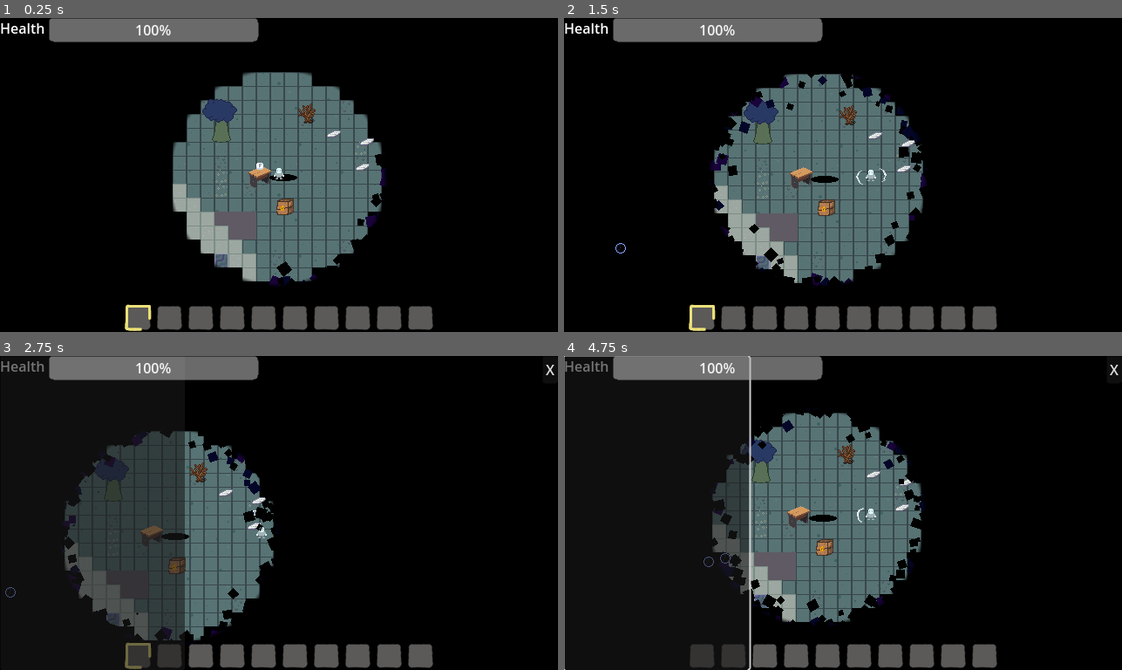
Above: before the commit, frames 1-4 (two rows, left to right).
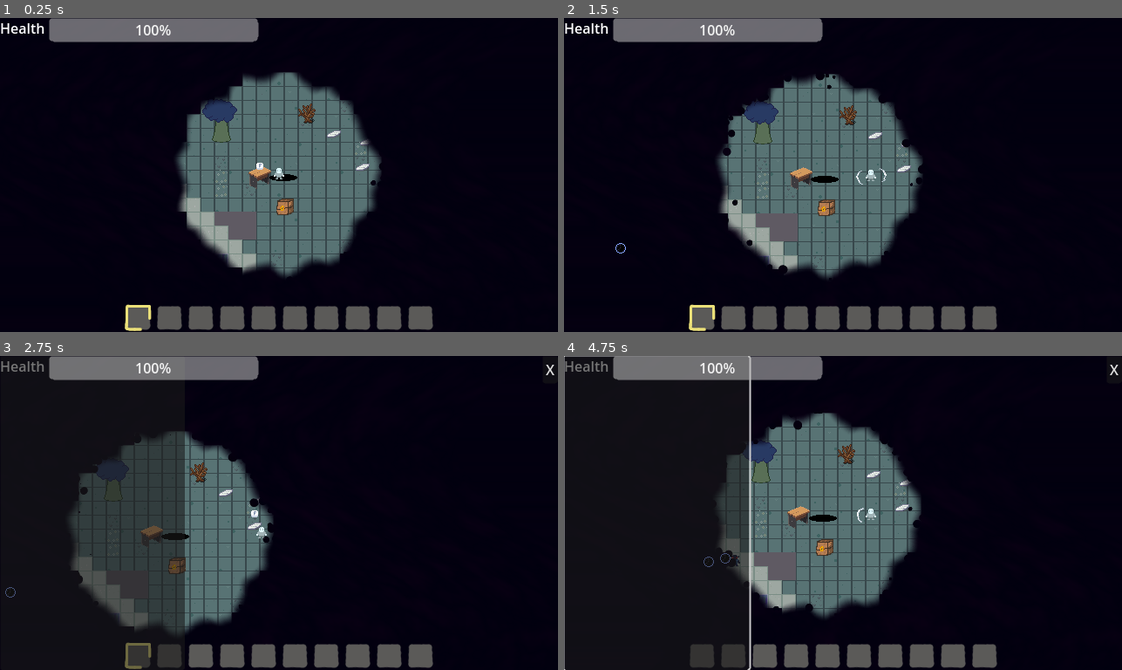
Above: after the commit, the same moments.

Repository: TimoRoggel/EverDark
Game: Godot game, scene res://scenes/levels/world.tscn
The game is run twice, just before and just after one commit, with the same random seed, the same clock (stepped at 60 frames per second) and the same inputs.
Inputs (mouse positions are in pixels of both pictures, inside the frame that each line leads up to):
- Up to frame 1 (0.25 s): no input
- Up to frame 2 (1.5 s): tap Enter at 0.5 s; move the mouse to (965, 159) at 0.52 s; press the mouse at (965, 159) at 0.53 s; hold D (right) 0.53-1.25 s; release the mouse at (965, 159) at 1.25 s; drag from (731, 190) to (803, 115) at 1.27 s
- Up to frame 3 (2.75 s): move the mouse to (334, 443) at 2.02 s; hold D (right) from 2.03 s (still down); hold Shift (dash) from 2.03 s (still down)
- Up to frame 4 (4.75 s): release D (right) at 2.75 s; release Shift (dash) at 2.75 s; drag from (815, 575) to (714, 534) at 2.77 s; move the mouse to (1010, 560) at 3.52 s; hold A (left) 3.53-4.25 s; tap F (interact) at 3.6 s; drag from (675, 465) to (759, 506) at 4.27 s

The runs differ from the first frame. In frame 1, 3.5% of the frame differs, in the area x 30-69%, y 17-85%; in frame 2, 3.7%, in the area x 26-65%, y 17-86%; in frame 3, 2.8%; in frame 4, 3.3%.

Commit message:
made everdark look slightly nicer

Diff:
--- a/data/attacks.csv
+++ b/data/attacks.csv
@@ -1,3 +1,3 @@
 "id","name","texture","weapon_sprite","power","invulnerability","inheritance","speed","velocity_overtime","knockback"," …(210 unchanged characters)…
 "0","player_base_attack","uid://dqn4xm5578d84","","1","50","0","1","","0.5","0","TRUE","0","0.1","0.25","0","0.1","1","8","TRUE","8","8","FALSE","uid://dludk4tktlsdc"
-"1","enemy_base_shoot","uid://cqjwqvliyrbnj","","1","","0.5","16","","0.5","0","FALSE","0","1","2","0","0.1","1","0","FALSE","8","8","FALSE",""
+"1","enemy_base_shoot","uid://cqjwqvliyrbnj","","1","50","0.5","16","","0.5","0","FALSE","0","1","2","0","0.1","1","0","FALSE","8","8","FALSE",""
--- a/project.godot
+++ b/project.godot
@@ -129,5 +129,5 @@
 textures/default_filters/anisotropic_filtering_level=0
 textures/decals/filter=0
 textures/light_projectors/filter=0
-environment/defaults/default_clear_color=Color(0, 0, 0, 1)
+environment/defaults/default_clear_color=Color(0.03529412, 0, 0.07450981, 1)
 2d/snap/snap_2d_vertices_to_pixel=true
--- a/resources/everdark_particle_process_material.tres
+++ b/resources/everdark_particle_process_material.tres
@@ -3,7 +3,7 @@
 [sub_resource type="Gradient" id="Gradient_lhhvk"]
 interpolation_mode = 1
 offsets = PackedFloat32Array(0, 0.78985506, 0.92753625)
-colors = PackedColorArray(0, 0, 0, 1, 0.017981203, 0.027389618, 0.16056699, 1, 0.101344764, 0.015514249, 0.23524225, 1)
+colors = PackedColorArray(0.022457877, 0.0044509233, 0.05194843, 1, 0, 0.0038757233, 0.0587371, 1, 0.03529412, 0, 0.07450981, 1)
 
 [sub_resource type="GradientTexture1D" id="GradientTexture1D_tl52k"]
 gradient = SubResource("Gradient_lhhvk")
@@ -31,3 +31,8 @@
 scale_max = 0.19999999
 scale_curve = SubResource("CurveTexture_7j07l")
 color_initial_ramp = SubResource("GradientTexture1D_tl52k")
+turbulence_enabled = true
+turbulence_noise_scale = 0.42
+turbulence_noise_speed = Vector3(0, 0.1, 0)
+turbulence_influence_min = 0.0
+turbulence_influence_max = 0.020000001
--- a/scenes/characters/player.tscn
+++ b/scenes/characters/player.tscn
@@ -32,14 +32,15 @@
 [sub_resource type="RectangleShape2D" id="RectangleShape2D_dyp2m"]
 size = Vector2(6, 8)
 
-[sub_resource type="Gradient" id="Gradient_tswxa"]
-offsets = PackedFloat32Array(1)
-colors = PackedColorArray(1, 1, 1, 1)
-
-[sub_resource type="GradientTexture2D" id="GradientTexture2D_aqa0x"]
-gradient = SubResource("Gradient_tswxa")
+[sub_resource type="FastNoiseLite" id="FastNoiseLite_aqa0x"]
+frequency = 0.0175
+
+[sub_resource type="NoiseTexture2D" id="NoiseTexture2D_yhyq5"]
 width = 640
 height = 360
+noise = SubResource("FastNoiseLite_aqa0x")
+seamless = true
+seamless_blend_skirt = 1.0
 
 [node name="player" type="CharacterBody2D"]
 z_index = -1
@@ -135,16 +136,13 @@
 
 [node name="knockback" type="Node2D" parent="components"]
 script = ExtResource("19_inhyd")
-metadata/_custom_type_script = "uid://xmaoi8lc7blu"
 
 [node name="everdark_compute" type="Node2D" parent="components"]
 position = Vector2(0, -4)
 script = ExtResource("19_o6auj")
-metadata/_custom_type_script = "uid://mx2o6js1ifk6"
 
 [node name="everdark_damage" type="Node2D" parent="components"]
 script = ExtResource("21_tswxa")
-metadata/_custom_type_script = "uid://ckc36i68yr744"
 
 [node name="camera" type="Camera2D" parent="."]
 offset = Vector2(0, -4)
@@ -158,12 +156,12 @@
 anchor_right = 1.0
 anchor_bottom = 1.0
 offset_left = -320.0
-offset_top = -180.0
+offset_top = -184.0
 offset_right = 320.0
-offset_bottom = 180.0
+offset_bottom = 176.0
 grow_horizontal = 2
 grow_vertical = 2
-texture = SubResource("GradientTexture2D_aqa0x")
+texture = SubResource("NoiseTexture2D_yhyq5")
 
 [node name="random_entity_spawner" type="Node2D" parent="."]
 script = ExtResource("24_wqk1x")
--- a/scenes/effects/everdark.tscn
+++ b/scenes/effects/everdark.tscn
@@ -3,11 +3,15 @@
 [ext_resource type="Material" uid="uid://cpycf136qhhy4" path="res://resources/everdark_particle_process_material.tres" id="1_edv26"]
 
 [sub_resource type="Gradient" id="Gradient_58ra6"]
-offsets = PackedFloat32Array(1)
-colors = PackedColorArray(1, 1, 1, 1)
+interpolation_mode = 2
+offsets = PackedFloat32Array(0.628125, 0.75)
+colors = PackedColorArray(1, 1, 1, 1, 1, 1, 1, 0)
 
 [sub_resource type="GradientTexture2D" id="GradientTexture2D_edv26"]
 gradient = SubResource("Gradient_58ra6")
+fill = 1
+fill_from = Vector2(0.53418803, 0.50427353)
+fill_to = Vector2(0.9230769, 0.97008544)
 
 [node name="everdark" type="GPUParticles2D"]
 z_index = 5
--- a/shaders/everdark_overlay.gdshader
+++ b/shaders/everdark_overlay.gdshader
@@ -1,22 +1,72 @@
 shader_type canvas_item;
 
+uniform float amplitude = 0.075;
+uniform float frequency = 10.0;
+uniform float speed = 2.0;
+uniform float amplitude_vertical = 0.0;
+uniform float frequency_vertical = 0.0;
+uniform float speed_vertical = 0.0;
+uniform vec2 scroll_direction = vec2(0.0, 0.0);
+uniform float scrolling_speed = 0.08;
+uniform sampler2D palette;
+uniform float palette_speed = 0.1;
+
+uniform sampler2D noise_tex: repeat_enable;
 uniform vec2[64] lumin_positions;
 uniform vec2 player_position;
 uniform int lumin_count;
-uniform vec3 color: source_color;
 
-void fragment() {
-	vec2 current_pos = UV * vec2(textureSize(TEXTURE, 0));
+uniform float player_circle_start = 8.0;
+uniform float player_circle_end = 16.0;
+uniform float lumin_circle_start = 128.0;
+uniform float lumin_circle_end = 160.0;
+uniform float everdark_scroll_speed = 0.001;
+
+void weirdify(vec2 uv, sampler2D base_texture, out vec4 output_color)
+{
+	float diff_x = amplitude * sin((frequency * uv.y) + (speed * TIME));
+	float diff_y = amplitude_vertical * sin((frequency_vertical * uv.y)  + (speed_vertical * TIME));
+	vec2 scroll = scroll_direction * TIME * scrolling_speed;
+	vec4 tex = texture(base_texture, vec2(uv.x + diff_x, uv.y + diff_y) + scroll);
+	float palette_swap = mod(tex.r - TIME * palette_speed, 1.0);
+
+	output_color = vec4(texture(palette, vec2(palette_swap, 0)).rgb, tex.a);
+}
+
+float get_alpha(vec2 uv, sampler2D input_texture, vec2 pixel_size) {
+	vec2 tex_size = vec2(textureSize(input_texture, 0));
+	vec2 current_pos = uv * tex_size;
+
 	float player_distance = distance(current_pos, player_position);
 	float min_distance = 9999.0;
+	vec2 hole_center = vec2(0.0);
+
 	for (int i = 0; i < lumin_count; i++) {
 		vec2 pos = lumin_positions[i];
 		float current_distance = distance(current_pos, pos);
 		if (current_distance < min_distance) {
 			min_distance = current_distance;
+			hole_center = pos;
 		}
 	}
-	float alpha = min(smoothstep(8.0, 16.0, player_distance), smoothstep(120.0, 128.0, min_distance));
 
-	COLOR = vec4(color, alpha);
+	vec2 dir_to_center = normalize((hole_center - tex_size * 0.5));
+
+	vec2 noise_uv = normalize(hole_center - current_pos) * 2.0 + dir_to_center * TIME * everdark_scroll_speed;
+
+	float radial_factor = distance(current_pos, hole_center) / 256.0;
+	noise_uv += normalize(hole_center - current_pos) * radial_factor * 0.2;
+
+	float noise_val = texture(noise_tex, noise_uv).r;
+
+	float player_alpha = smoothstep(player_circle_start, player_circle_end, player_distance + noise_val * 30.0);
+	float lumin_alpha = smoothstep(lumin_circle_start, lumin_circle_end, min_distance + noise_val * 60.0);
+
+	return min(player_alpha, lumin_alpha);
 }
+
+
+void fragment() {
+	weirdify(UV, TEXTURE, COLOR);
+	COLOR.a = get_alpha(UV, TEXTURE, TEXTURE_PIXEL_SIZE);
+}
--- a/shaders/materials/everdark_overlay_material.tres
+++ b/shaders/materials/everdark_overlay_material.tres
@@ -1,10 +1,43 @@
-[gd_resource type="ShaderMaterial" load_steps=2 format=3 uid="uid://dpfoqgjxxik6t"]
+[gd_resource type="ShaderMaterial" load_steps=6 format=3 uid="uid://dpfoqgjxxik6t"]
 
 [ext_resource type="Shader" uid="uid://b5aj87om8515x" path="res://shaders/everdark_overlay.gdshader" id="1_vfxjc"]
 
+[sub_resource type="FastNoiseLite" id="FastNoiseLite_vfxjc"]
+noise_type = 2
+frequency = 0.0009
+
+[sub_resource type="NoiseTexture2D" id="NoiseTexture2D_3ocii"]
+width = 160
+height = 90
+noise = SubResource("FastNoiseLite_vfxjc")
+seamless = true
+seamless_blend_skirt = 1.0
+
+[sub_resource type="Gradient" id="Gradient_vfxjc"]
+offsets = PackedFloat32Array(0, 0.5277778, 1)
+colors = PackedColorArray(0.043296885, 0, 0.07843137, 1, 0.0067288163, 0, 0.058737088, 1, 0.03749276, 0.0014713476, 0.077361226, 1)
+
+[sub_resource type="GradientTexture1D" id="GradientTexture1D_3ocii"]
+gradient = SubResource("Gradient_vfxjc")
+
 [resource]
 shader = ExtResource("1_vfxjc")
+shader_parameter/amplitude = 0.175
+shader_parameter/frequency = 5.0
+shader_parameter/speed = 0.05
+shader_parameter/amplitude_vertical = 0.0
+shader_parameter/frequency_vertical = 0.0
+shader_parameter/speed_vertical = 0.0
+shader_parameter/scroll_direction = Vector2(1, 0)
+shader_parameter/scrolling_speed = 0.001
+shader_parameter/palette = SubResource("GradientTexture1D_3ocii")
+shader_parameter/palette_speed = 0.01
+shader_parameter/noise_tex = SubResource("NoiseTexture2D_3ocii")
 shader_parameter/lumin_positions = PackedVector2Array(320, 180, 0, 0, 0, 0, 0, 0, 0, 0, 0, 0, 0, 0, 0, 0, 0, 0, 0, 0, 0 …(322 unchanged characters)…
 shader_parameter/player_position = Vector2(0, 0)
 shader_parameter/lumin_count = 1
-shader_parameter/color = Color(0, 0, 0, 1)
+shader_parameter/player_circle_start = 8.0
+shader_parameter/player_circle_end = 16.0
+shader_parameter/lumin_circle_start = 132.0
+shader_parameter/lumin_circle_end = 148.0
+shader_parameter/everdark_scroll_speed = 0.01
Not shown: 1 places in scenes/characters/player.tscn that only renumber resources
